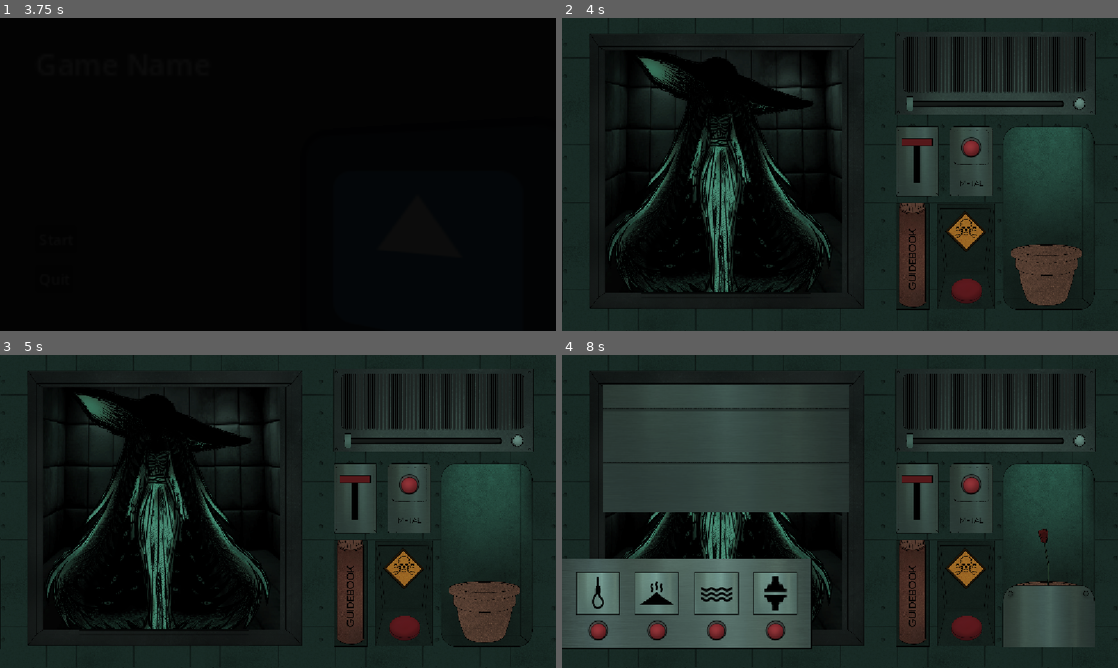
Above: before the commit, frames 1-4 (two rows, left to right).
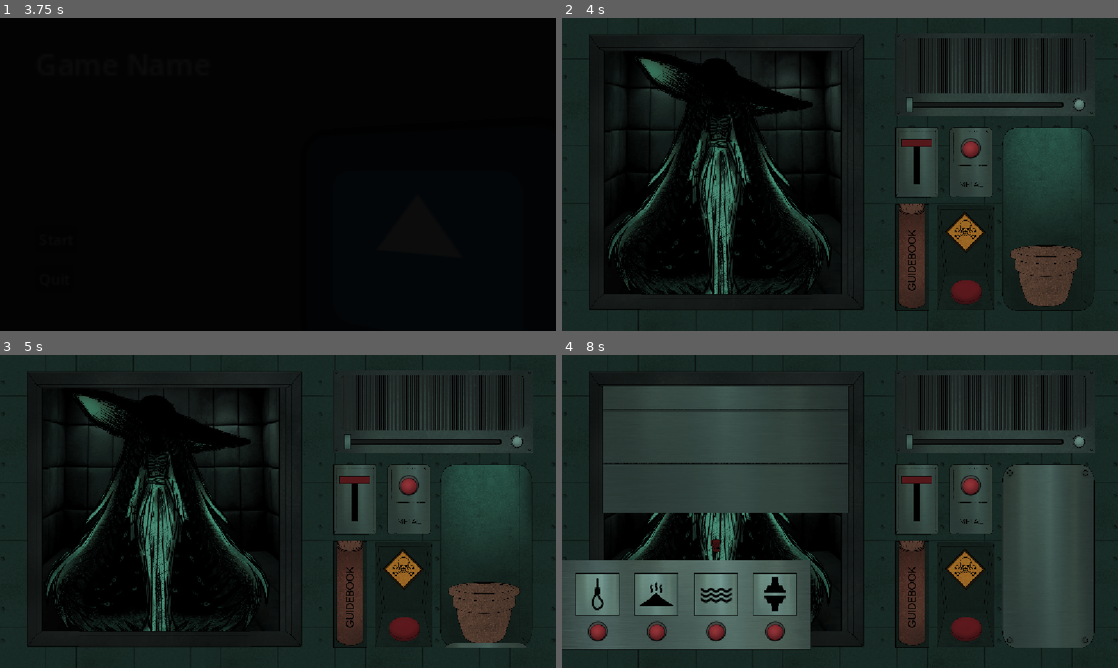
Above: after the commit, the same moments.

Repository: Birdyness/Hands-On-Z-P-
Game: Godot game, scene res://Scenes/titlescreen.tscn
The game is run twice, just before and just after one commit, with the same random seed, the same clock (stepped at 60 frames per second) and the same inputs. The engine's default icon, where the game draws it, is replaced by a stand-in: a white triangle on a blue panel in a dark square.
Inputs (mouse positions are in pixels of both pictures, inside the frame that each line leads up to; where the layout moved, square brackets give the same spot in the first picture):
- Up to frame 1 (3.75 s): click "Start" at 0.5 s; click "Start" at 1.25 s; click "Start" at 2 s; tap Enter at 2.75 s; move the mouse to (400, 158) at 2.77 s; tap E at 2.85, 3.6 s; move the mouse to (166, 190) at 3.52 s
- Up to frame 2 (4 s): no input
- Up to frame 3 (5 s): click (483, 611) at 4.25 s
- Up to frame 4 (8 s): click (723, 517) at 5 s; click (912, 589) at 5.75 s; click (967, 630) at 6.5 s; click (595, 630) [600, 630] at 7.25 s

Frame 1 is identical in both runs. In frame 2, 7.5% of the frame differs, in the area x 0-96%, y 4-94%; in frame 3, 7.6%; in frame 4, 11%, in the area x 0-96%, y 4-95%.

Commit message:
before changes

Diff:
--- a/Scenes/game_manager.tscn
+++ b/Scenes/game_manager.tscn
@@ -117,7 +117,7 @@
 [node name="Timer" type="Timer" parent="SanityBar" unique_id=231423864]
 
 [node name="Pot" parent="." unique_id=1347559491 node_paths=PackedStringArray("sanity", "cEntity") instance=ExtResource("10_b5cn8")]
-position = Vector2(1007, 535)
+position = Vector2(328, 849)
 sanity = NodePath("../SanityBar")
 cEntity = NodePath("../entity")
 
@@ -144,8 +144,8 @@
 texture = ExtResource("17_fuy7q")
 
 [node name="FlowerpotCover" type="Sprite2D" parent="." unique_id=1321165983]
-position = Vector2(341, 607.1458)
-scale = Vector2(1.0888993, 1.1262078)
+position = Vector2(343.00003, 607.75006)
+scale = Vector2(1.0888993, 1.13768)
 texture = ExtResource("22_mivtr")
 
 [node name="dispButton" parent="." unique_id=1839645826 instance=ExtResource("2_sq00h")]
@@ -185,7 +185,7 @@
 
 [node name="shakeVFX" parent="." unique_id=1259153282 instance=ExtResource("16_y8n5u")]
 visible = false
-position = Vector2(577, 324)
+position = Vector2(578, 322)
 metadata/_edit_lock_ = true
 
 [connection signal="button_down" from="Buttons/Execution" to="Buttons" method="_on_execution_button_down"]
--- a/Scripts/Node Scripts/disposal.gd
+++ b/Scripts/Node Scripts/disposal.gd
@@ -48,7 +48,7 @@
 		seq.clear()
 
 	canAppend = true
-
+	print(seq)
 func disabled():
 	hanging.disabled = true
 	radiation.disabled = true
@@ -62,18 +62,26 @@
 	flood.disabled = false
 
 func _on_hanging_button_down() -> void:
+	if canAppend == false:
+		return
 	seq.append("Hanging")
 	threeOfAKind()
 
 
 func _on_radiation_button_down() -> void:
+	if canAppend == false:
+		return
 	seq.append("Radiation")
 	threeOfAKind()
 
 func _on_compression_button_down() -> void:
+	if canAppend == false:
+		return
 	seq.append("Compression")
 	threeOfAKind()
 
 func _on_flood_button_down() -> void:
+	if canAppend == false:
+		return
 	seq.append("Flood")
 	threeOfAKind()
--- a/Scripts/Node Scripts/entities.gd
+++ b/Scripts/Node Scripts/entities.gd
@@ -149,4 +149,4 @@
 	else:
 		print("WRONG")
 		sanity.change(-10)
-		shake_vfx.screen_shake(15, 0.6)
+		shake_vfx.screen_shake_blood(15, 0.6)
--- a/Scripts/Node Scripts/pot.gd
+++ b/Scripts/Node Scripts/pot.gd
@@ -4,7 +4,9 @@
 @onready var timer: Timer = $Timer
 var curPhase = 0
 @onready var pot_flower: Sprite2D = $potFlower
+var tween: Tween
 signal shutterIt
+signal shutC
 
 func growingN():
 	pot_flower.texture = load("res://Assets/Flowers/Red_ Flower-Growing.png")
@@ -35,6 +37,7 @@
 	timer.start(5)
 	await timer.timeout
 	normalS()
+	goBack(5)
 
 func altered():
 	pot_flower.show()
@@ -42,6 +45,7 @@
 	timer.start(5)
 	await timer.timeout
 	alteredS()
+	goBack(5)
 
 func manipulation():
 	pot_flower.show()
@@ -49,6 +53,7 @@
 	timer.start(10)
 	await timer.timeout
 	normalS()
+	goBack(10)
 
 func withered():
 	pot_flower.show()
@@ -60,16 +65,42 @@
 	timer.start(5)
 	await timer.timeout
 	witheredS()
+	goBack(5)
 
 func _ready() -> void:
 	pot_flower.hide()
+	global_position = Vector2(1007, 535)
+
+func goBack(growT: int):
+	await waits(growT)
+	if tween:
+		tween.kill()
+	tween = create_tween()
+	tween.tween_property(self, "global_position", Vector2(329,810), 1).set_ease(Tween.EASE_OUT).set_trans(Tween.TRANS_SINE)
+	global_position = Vector2(1007, 535)
 
 
 func _on_texture_button_pressed() -> void:
 	var curEnt = cEntity.entity_data[cEntity.entity]["flowerLV"]
-	await waits(1)
+	if curEnt == 0:
+		normal()
+		shutC.emit(5)
+	elif curEnt == 1:
+		shutC.emit(5)
+	elif curEnt == 2:
+		shutC.emit(10)
+	else:
+		shutC.emit(5)
+
+	await waits(0.5)
 	shutterIt.emit()
 	await waits(1)
+	global_position = Vector2(329, 810.0)
+	if tween:
+			tween.kill()
+	tween = create_tween()
+	tween.tween_property(self, "position", Vector2(329,553), 1).set_ease(Tween.EASE_OUT).set_trans(Tween.TRANS_SINE)
+
 	if curPhase != 1:
 		sanity.change(-5)
 		if curEnt == 0:
--- a/Scripts/Node Scripts/shake_vfx.gd
+++ b/Scripts/Node Scripts/shake_vfx.gd
@@ -58,5 +58,18 @@
 	if tween:
 			tween.kill()
 	tween = create_tween()
+
+func screen_shake_blood(intensity: int, time: float):
+	randomize()
+	noise.seed = randi()
+	noise.frequency = 2.0
+
+	shake_intensity = intensity
+	active_shake_time = time
+	shake_time = 0.0
+
+	if tween:
+			tween.kill()
+	tween = create_tween()
 	tween.tween_property(blood_vfx, "self_modulate", Color(1.0, 1.0, 1.0), 0.05).set_ease(Tween.EASE_IN).set_trans(Tween.TRANS_SINE)
 	tween.tween_property(blood_vfx, "self_modulate", Color(1.0, 1.0, 1.0, 0.0), 1.2).set_ease(Tween.EASE_OUT).set_trans(Tween.TRANS_SINE)
--- a/Scripts/Node Scripts/shutters.gd
+++ b/Scripts/Node Scripts/shutters.gd
@@ -8,7 +8,7 @@
 
 var entity_tween: Tween
 var flower_tween: Tween
-
+var gTime = 0
 
 
 func waits(seconds: float) -> void:
@@ -17,6 +17,7 @@
 func _ready() -> void:
 	disp.delay.connect(entityShutter)
 	pot.shutterIt.connect(flowerShutter)
+	pot.shutC.connect(gTimeSet)
 	# add more when making days, like for disable or start of day
 
 func entityShutter():
@@ -36,6 +37,9 @@
 	flower_tween = create_tween()
 
 	flower_tween.tween_property(flower_shutter, "position", Vector2(2211.627, 316.277), 1).set_ease(Tween.EASE_IN).set_trans(Tween.TRANS_SINE)
-	flower_tween.tween_interval(0.5)
+	flower_tween.tween_interval(gTime)
 	flower_tween.tween_property(flower_shutter, "position", Vector2(2211.627, 1588.496), 2).set_ease(Tween.EASE_IN_OUT).set_trans(Tween.TRANS_SINE)
 	await waits(1)
+
+func gTimeSet(gTimeR: int):
+	gTime = gTimeR
